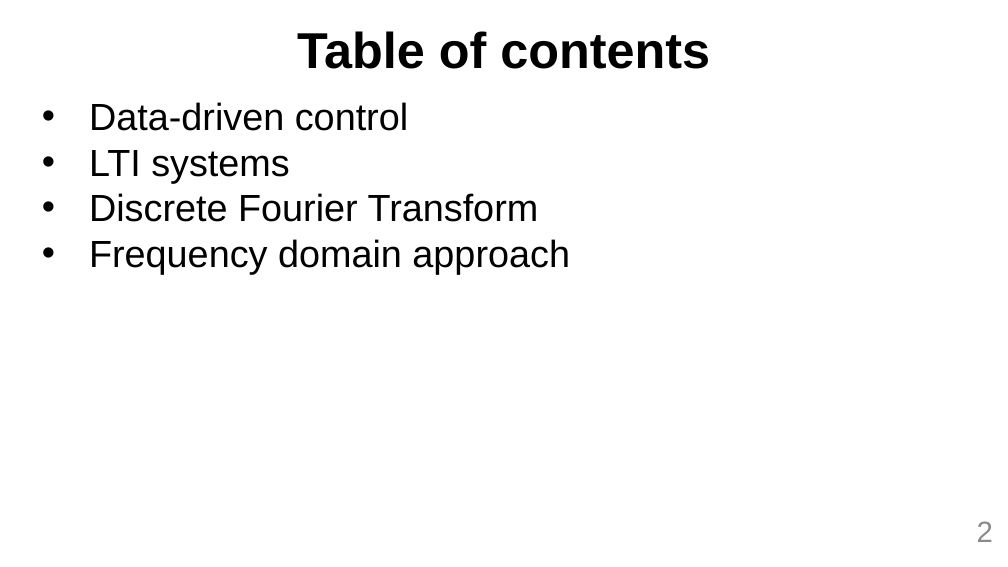
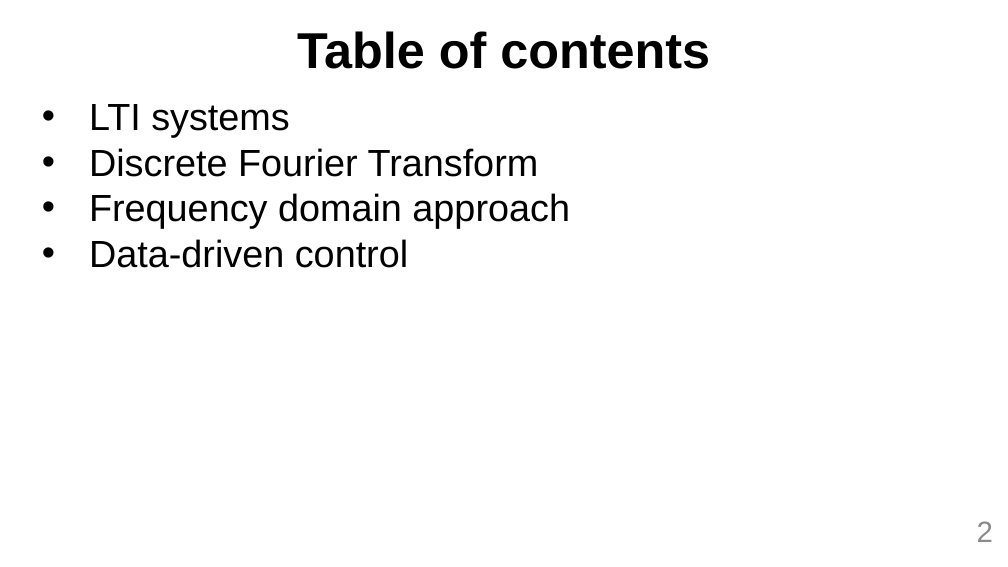
Before and after one commit to MarcBerneman/Master-thesis, a slide deck: slide 2 of Presentation/Thesis.pptx. Drawn at 1008x567 pixels with LibreOffice and Linux fonts; fonts in the diff are those of the drawing; background and template pictures are left out. Boxes give left, top, right and bottom in pixels: in the first picture for what was removed or moved away, otherwise in the second. Text is boxed around its words. In the diff, an @@ line names an element or a change of style, - is before the commit and + after.

Commit message:
Update presentation

```diff
--- a/Presentation/Thesis.pptx
+++ b/Presentation/Thesis.pptx
@@ text at bbox=[89, 102, 408, 131]: paragraph removed @@
-• Data-driven control
@@ text at bbox=[89, 239, 408, 268]: paragraph added @@
+• Data-driven control
```
Also in this commit, not shown: 2 other slides changed, 7 slides added, 11 other files.
